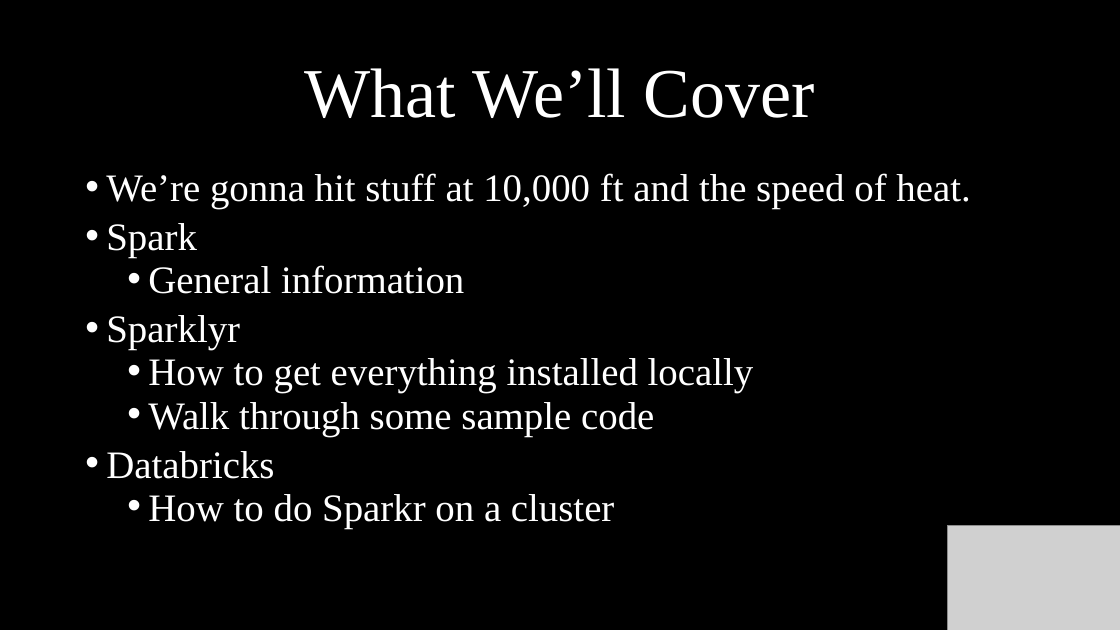
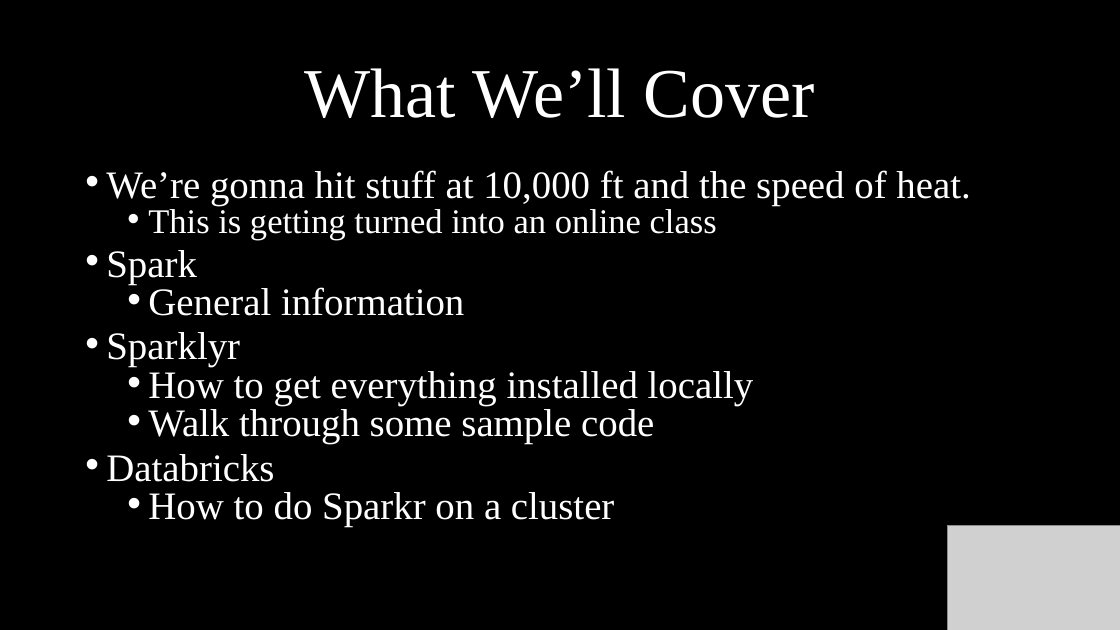
Before and after one commit to MassStreetAnalytics/getting-started-with-sparklyr, a slide deck: slide 5 of Documents/Deck/Getting Started With Sparklyr.pptx. Drawn at 1120x630 pixels with LibreOffice and Linux fonts; fonts in the diff are those of the drawing; grey boxes stand for pictures; background and template pictures are left out. Boxes give left, top, right and bottom in pixels: in the first picture for what was removed or moved away, otherwise in the second. Text is boxed around its words. In the diff, an @@ line names an element or a change of style, - is before the commit and + after.

```diff
--- a/Documents/Deck/Getting Started With Sparklyr.pptx
+++ b/Documents/Deck/Getting Started With Sparklyr.pptx
@@ text at (106, 170, 970, 527): line spacing 0.8 to 0.7 @@
@@ text at (148, 206, 717, 240): paragraph added @@
+  • This is getting turned into an online class
```
Also in this commit, not shown: 3 other slides changed, 10 other files.
